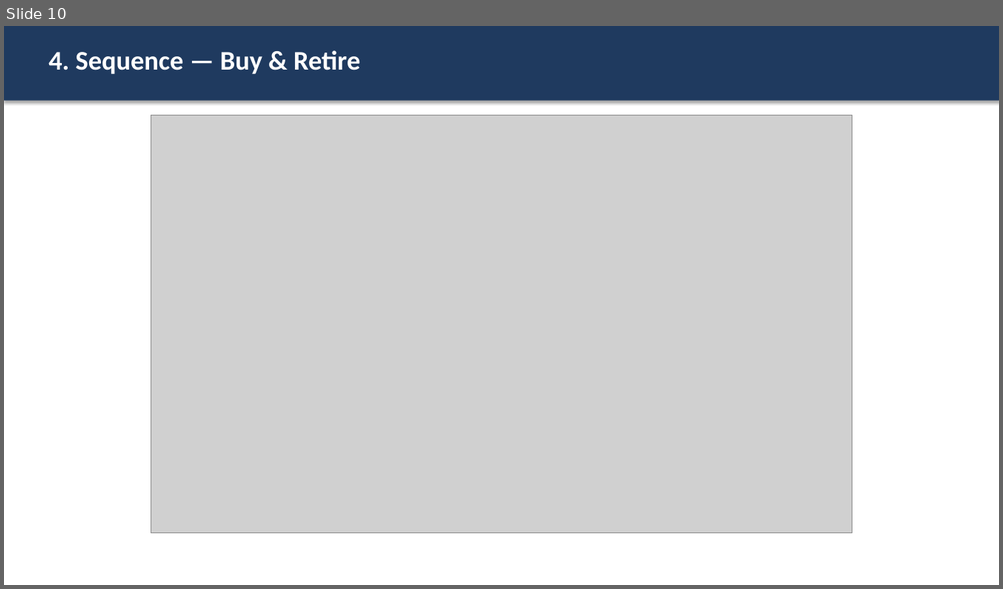
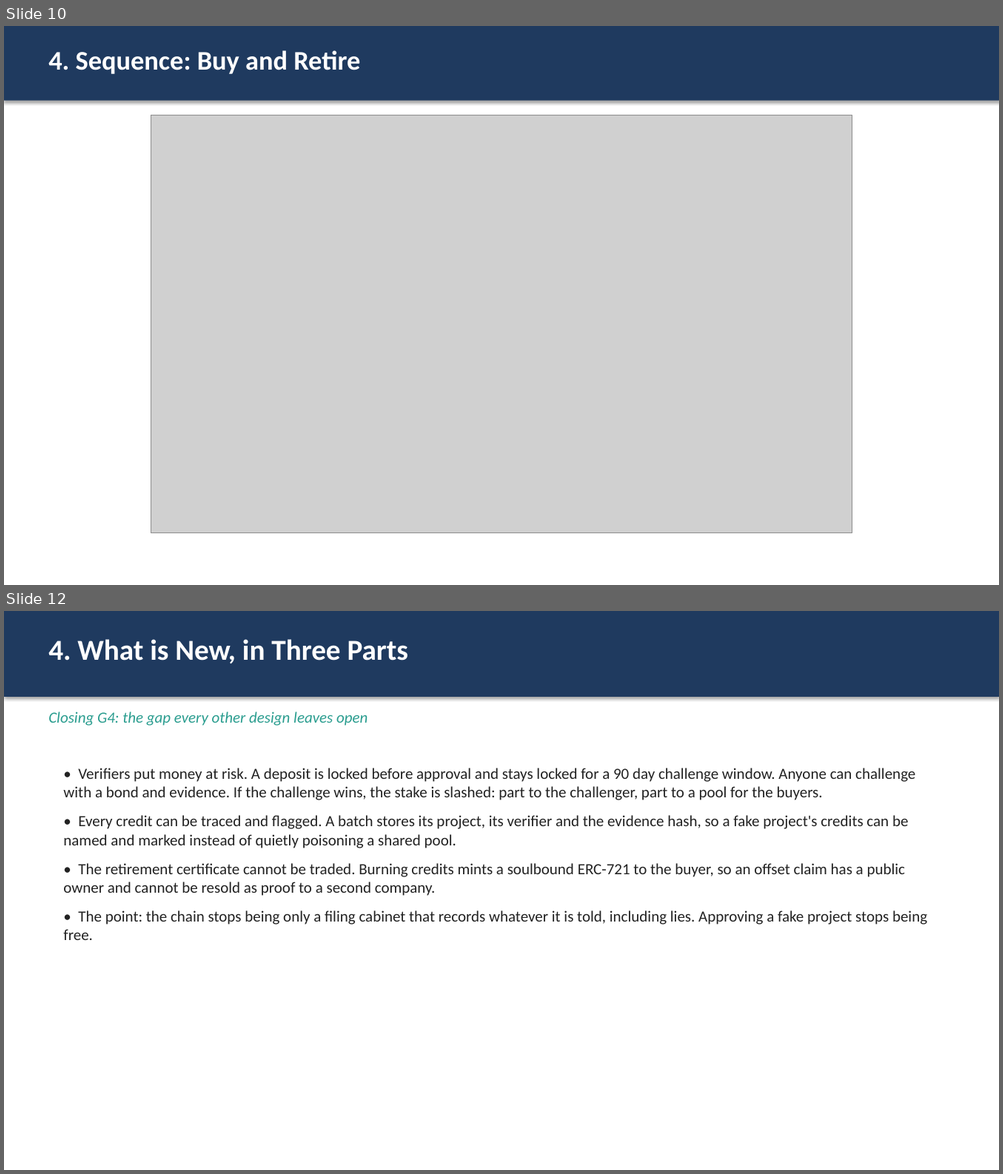
Before and after one commit to AviDhandhania/carbon-credit-blockchain, a slide deck: presentation/DA1_Presentation.pptx. Shown one above the other, each under a label of ours: slide 10 before the commit, slides 10 and 12 after it; the slides between them are not shown. The pictures are 1003x589 and 1003x1174 pixels, drawn with LibreOffice and Linux fonts; fonts in the diff are those of the drawing; grey boxes stand for pictures. Boxes give left, top, right and bottom in pixels: in the first picture for what was removed or moved away, otherwise in the second. Text is boxed around its words. In the diff, an @@ line names an element or a change of style, - is before the commit and + after.

Commit message:
Add verifier staking novelty; rewrite report and slides in plainer English
Novel contribution (new Section 4.4), addressing the "garbage in" risk the
previous version only listed and did not solve:

- VerifierStake contract: verifiers lock a deposit before approving a project
  and it stays locked through a 90-day challenge window. Anyone can challenge a
  batch with a bond plus IPFS evidence; a regulator rules; a winning challenge
  slashes the stake, paying the challenger and a buyer compensation pool. A
  losing challenge forfeits the bond.
- Traceable batches: each mint records project ID, verifier and evidence hash,
  so a fake project's credits can be flagged instead of poisoning a token pool.
- Soulbound retirement certificate: burning mints a non-transferable ERC-721,
  so an offset claim has a public owner and cannot be resold as proof.

Threaded through the rest: new gap G4, objective O6, fourth contract in the
architecture, 7-step workflow, certificate step in the sequence diagram, new
gantt phase, new diagrams/novelty.png, two new slides.

Also rewrote the report and slide text in short plain sentences and dropped the
em dashes and arrows.

Diagram fix: gantt task names moved to the y-axis, since a one-week bar can
never fit its own label. Architecture layer labels rotated into the left margin
so the vertical arrows no longer strike through them.

```diff
--- a/presentation/DA1_Presentation.pptx
+++ b/presentation/DA1_Presentation.pptx
@@ slide 12 added at [4,611,999,1170], background #FFFFFF @@
@@ rectangle added at [4,611,999,697], fill #1F3A5F @@
@@ text added at [48,639,408,664], 28 pt, text #FFFFFF, bold @@
+4. What is New, in Three Parts
@@ text added at [48,712,367,726], 15 pt, text #2A9D8F, italic @@
+Closing G4: the gap every other design leaves open
@@ text added at [63,768,927,940], 15 pt, text #222222 @@
+• Verifiers put money at risk. A deposit is locked before approval and stays locked for a 90 day challenge window. Anyone can challenge with a bond and evidence. If the challenge wins, the stake is slashed: part to the challenger, part to a pool for the buyers.
+• Every credit can be traced and flagged. A batch stores its project, its verifier and the evidence hash, so a fake project's credits can be named and marked instead of quietly poisoning a shared pool.
+• The retirement certificate cannot be traded. Burning credits mints a soulbound ERC-721 to the buyer, so an offset claim has a public owner and cannot be resold as proof to a second company.
+• The point: the chain stops being only a filing cabinet that records whatever it is told, including lies. Approving a fake project stops being free.
@@ slide 10 changed as well @@
@@ text at [48,50,360,74]: text changed @@
-4. Sequence — Buy & Retire
+4. Sequence: Buy and Retire
```
Also in this commit, not shown: 10 other slides changed, 2 other slides added, 1 slide removed, 10 other files.
